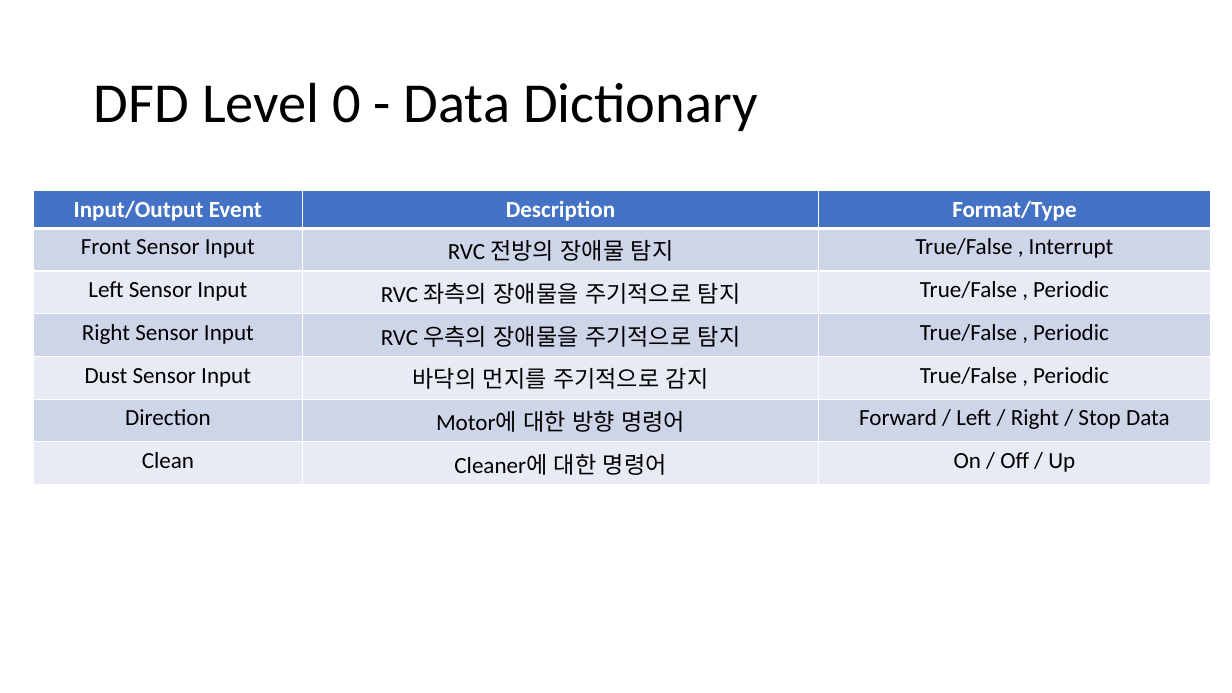
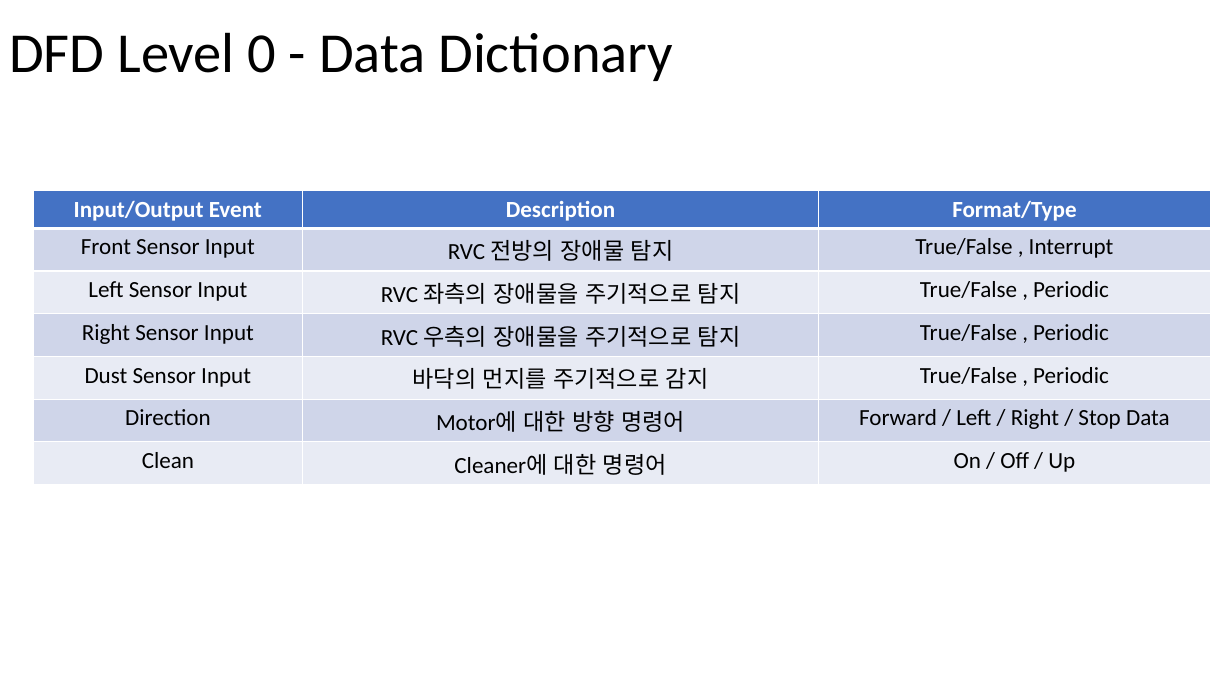
Before and after one commit to azzyjk/2020-2, a slide deck: slide 5 of SoftwareEngineering/SoftwareEngineering_SA.pptx. Drawn at 1232x693 pixels with LibreOffice and Linux fonts; fonts in the diff are those of the drawing. Boxes give left, top, right and bottom in pixels: in the first picture for what was removed or moved away, otherwise in the second. Text is boxed around its words. In the diff, an @@ line names an element or a change of style, - is before the commit and + after.

Commit message:
SA : Data Dictionary & Process Specification 초안

```diff
--- a/SoftwareEngineering/SoftwareEngineering_SA.pptx
+++ b/SoftwareEngineering/SoftwareEngineering_SA.pptx
@@ title "DFD Level 0 - Data ...": place and size @@
-title "DFD Level 0 - Data ..." at [94,82,758,131]
+title "DFD Level 0 - Data ..." at [9,32,673,81]
```
Also in this commit, not shown: 5 other slides changed, 5 slides added.
